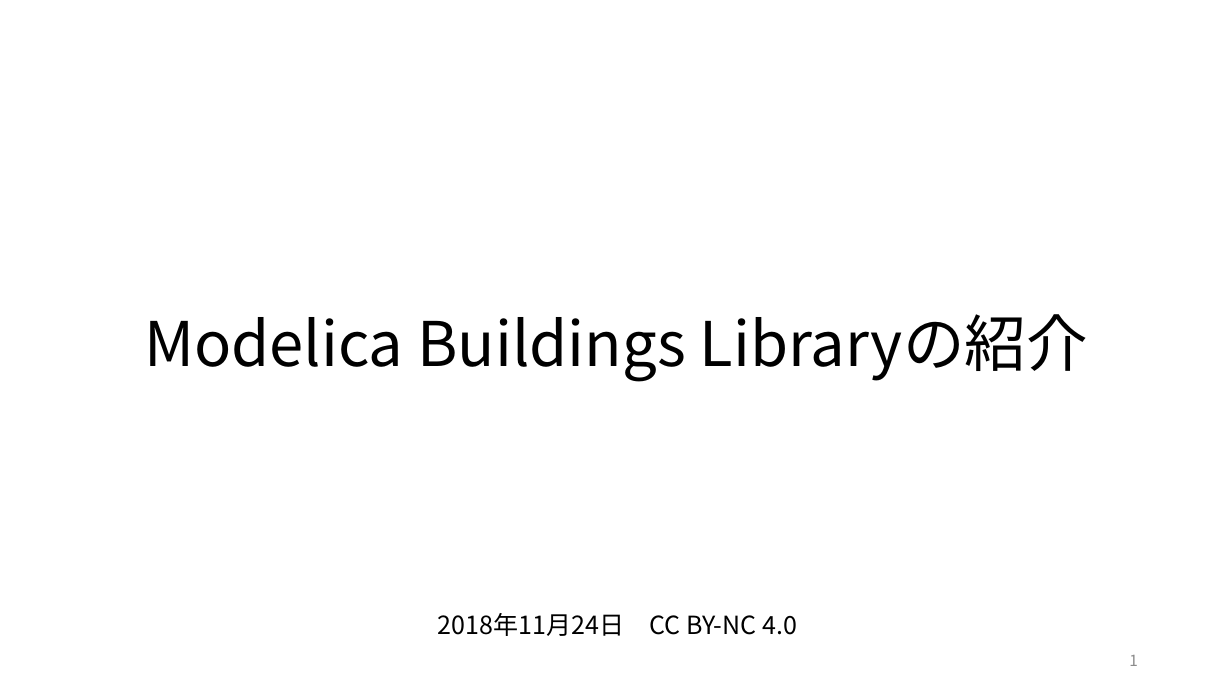
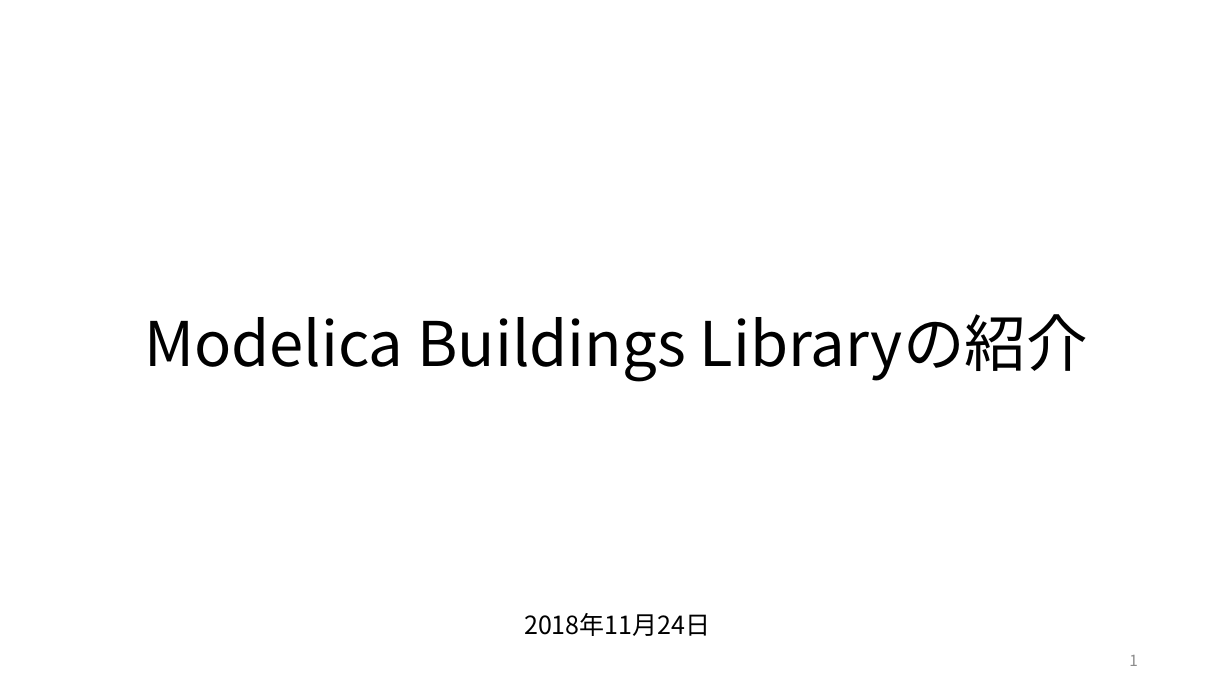
Before and after one commit to kinonotofu/tofulog, a slide deck: slide 1 of document/20181124MBL紹介.pptx. Drawn at 1232x693 pixels with LibreOffice and Linux fonts; fonts in the diff are those of the drawing. Boxes give left, top, right and bottom in pixels: in the first picture for what was removed or moved away, otherwise in the second. Text is boxed around its words. In the diff, an @@ line names an element or a change of style, - is before the commit and + after.

```diff
--- a/document/20181124MBL紹介.pptx
+++ b/document/20181124MBL紹介.pptx
@@ text at (524, 613, 711, 636): text changed @@
-2018年11月24日 CC BY-NC 4.0
+2018年11月24日
```
Also in this commit, not shown: 6 other files.
